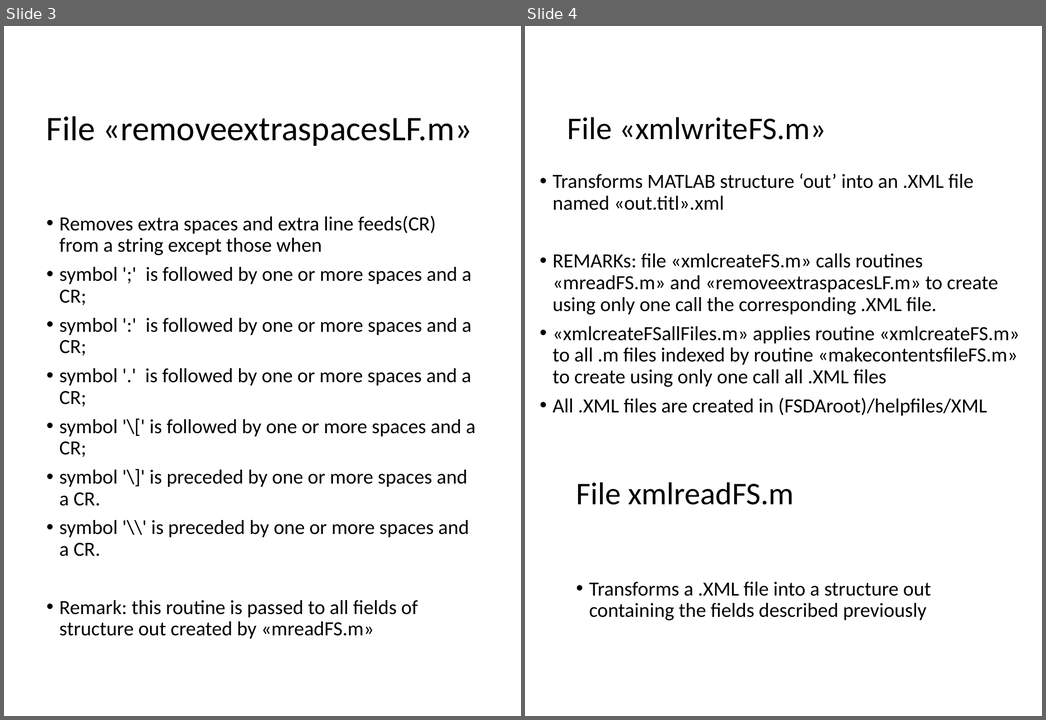
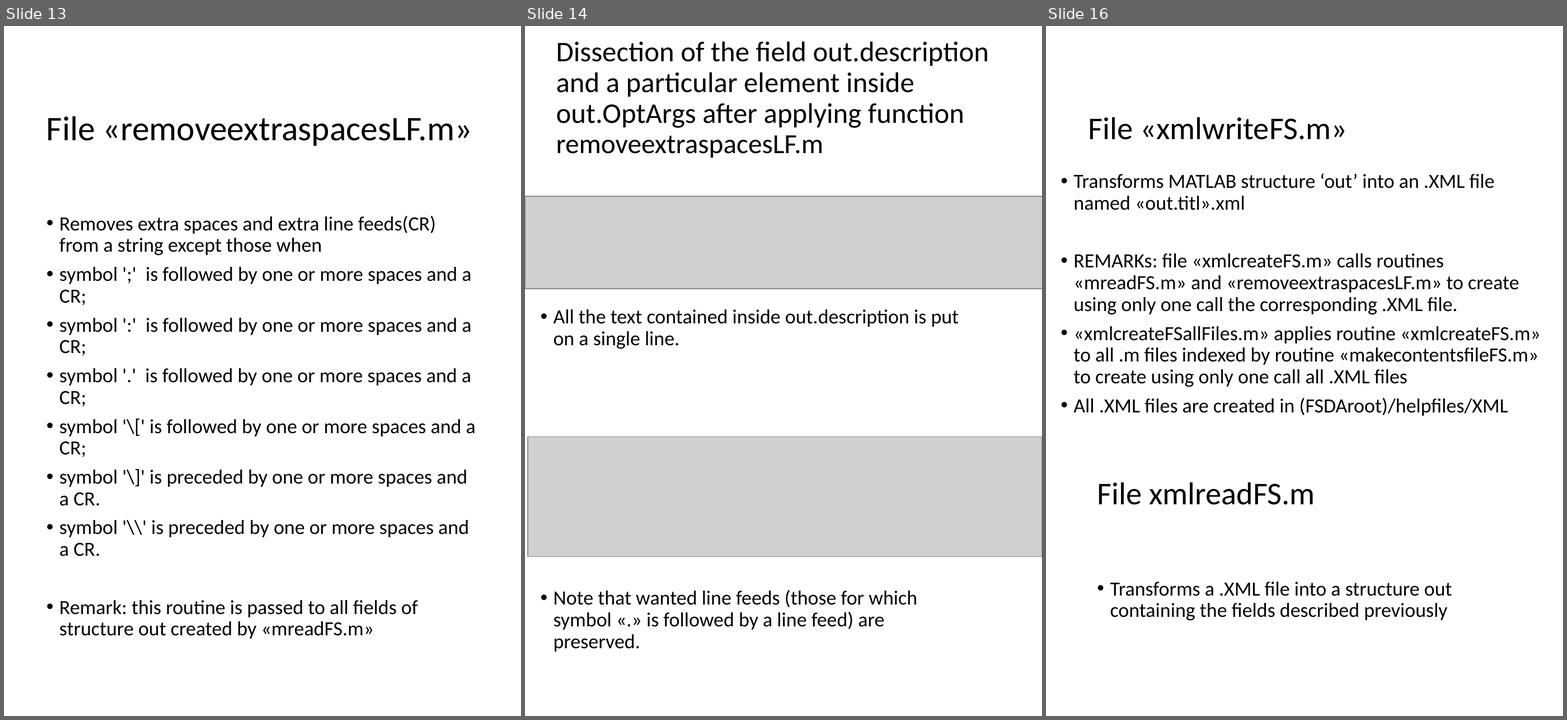
Before and after one commit to kvcorb/FSDA, a slide deck: utilities_help/FlowChart.pptx. Shown side by side, each under a label of ours: slides 3 and 4 before the commit, slides 13, 14 and 16 after it; the slides between them are not shown. The pictures are 1046x720 and 1567x720 pixels, drawn with LibreOffice and Linux fonts; fonts in the diff are those of the drawing; grey boxes stand for pictures. Boxes give left, top, right and bottom in pixels: in the first picture for what was removed or moved away, otherwise in the second. Text is boxed around its words. In the diff, an @@ line names an element or a change of style, - is before the commit and + after.

Commit message:
updated FlowChart.pptx. MInor modifications to code to cope with wanted line feeds

Former-commit-id: 3f97df73b57de67cb285ba945f8d6f44566413fd

```diff
--- a/utilities_help/FlowChart.pptx
+++ b/utilities_help/FlowChart.pptx
@@ slide 14 added at [525,26,1042,716], background #FFFFFF @@
@@ title added at [556,41,989,158], 29.7 pt, text #000000 @@
+Dissection of the field out.description and a particular element inside out.OptArgs after applying function removeextraspacesLF.m
@@ picture added at [525,196,1042,289] @@
@@ text added at [554,309,960,349], 21 pt, text #000000 @@
+• All the text contained inside out.description is put on a single line.
@@ picture added at [528,436,1042,556] @@
@@ text added at [554,590,918,652], 21 pt, text #000000 @@
+• Note that wanted line feeds (those for which symbol «.» is followed by a line feed) are preserved.
@@ what was slide 3 is now slide 13 @@
@@ what was slide 4 is now slide 16 @@
```
Also in this commit, not shown: 2 slides changed, 22 other slides added, 5 other files.
